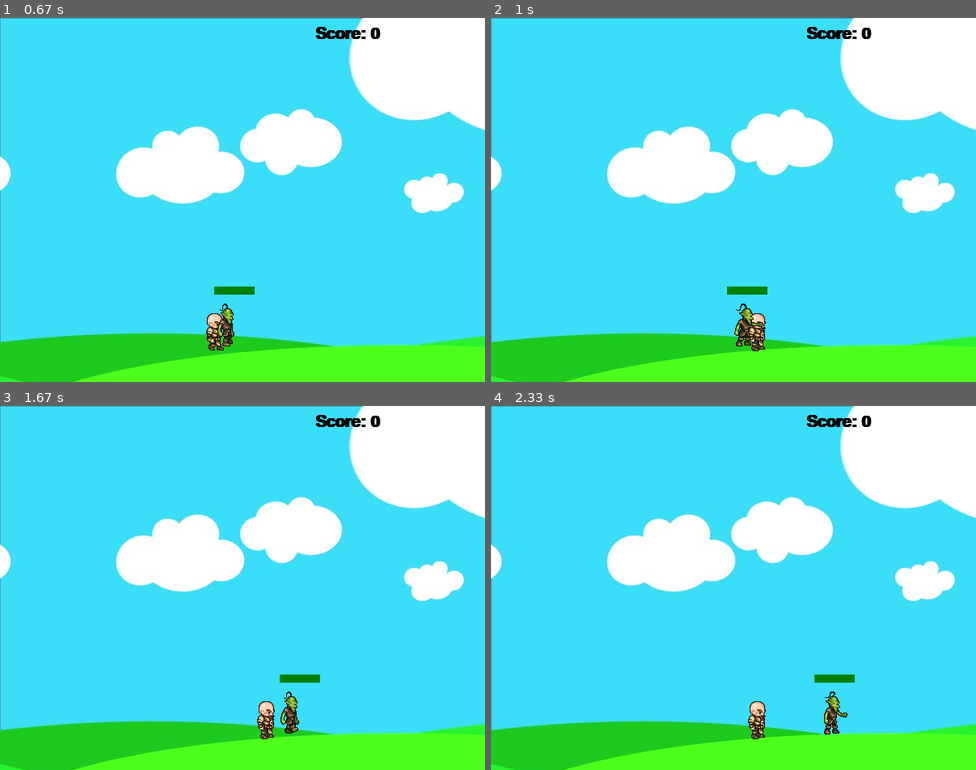
Above: before the commit, frames 1-4 (two rows, left to right).
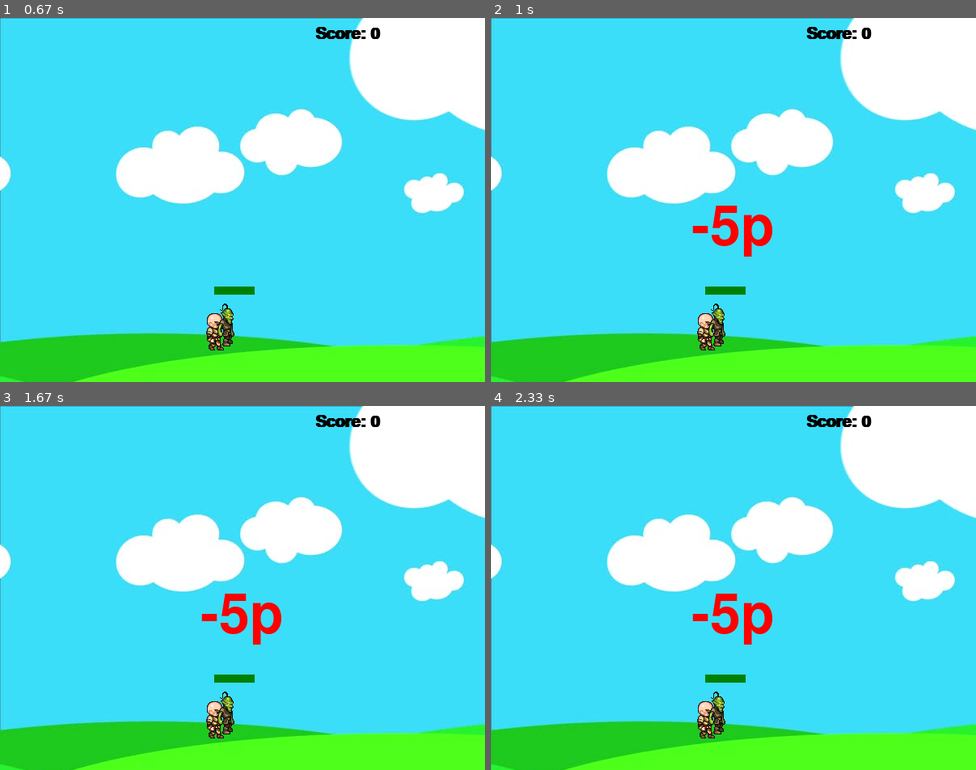
Above: after the commit, the same moments.

Repository: Tchomas/pygame_testing
Game: pygame game, started from game.py
Same seed, same stepped clock (60 frames per second), same inputs: the game is played once before the commit and once after it.
Inputs:
- Up to frame 1 (0.67 s): hold Right from 0.33 s (still down)
- Up to frame 2 (1 s): release Right at 0.8 s
- Up to frame 3 (1.67 s): no input
- Up to frame 4 (2.33 s): no input

Frame 1 is identical in both runs. In frame 2, 2.1% of the frame differs, in the area x 41-58%, y 51-92%; in frame 3, 2.3%; in frame 4, 2.3%, in the area x 41-75%, y 51-92%.

Commit message:
tutorial #9

Diff:
--- a/game.py
+++ b/game.py
@@ -16,6 +16,14 @@
             pygame.image.load('pics/L4.png'), pygame.image.load('pics/L5.png'), pygame.image.load('pics/L6.png'),
             pygame.image.load('pics/L7.png'), pygame.image.load('pics/L8.png'), pygame.image.load('pics/L9.png')]
 
+bulletSound = pygame.mixer.Sound('sounds/bullet.wav')
+hitSound = pygame.mixer.Sound('sounds/hit.wav')
+bulletSound.set_volume(0.2)
+hitSound.set_volume(0.2)
+music = pygame.mixer.music.load('sounds/music.mp3')
+pygame.mixer.music.play(-1)
+pygame.mixer.music.set_volume(0.05)
+
 score = 0
 
 
@@ -100,28 +108,45 @@
         self.standing = True
         self.hitbox = (self.x + 20, self.y, 29, 60)
 
-    def draw(self, window):
+    def draw(self, win):
         if self.walkCount + 1 >= 27:
             self.walkCount = 0
 
-        if not(self.standing):
+        if not self.standing:
             if self.left:
-                window.blit(walkLeft[self.walkCount // 3], (self.x, self.y))
+                win.blit(walkLeft[self.walkCount // 3], (self.x, self.y))
                 self.walkCount += 1
             elif self.right:
-                window.blit(walkRight[self.walkCount // 3], (self.x, self.y))
+                win.blit(walkRight[self.walkCount // 3], (self.x, self.y))
                 self.walkCount += 1
         else:
             if self.right:
-                window.blit(walkRight[0], (self.x, self.y))
-            else:
-                window.blit(walkLeft[0], (self.x, self.y))
+                win.blit(walkRight[0], (self.x, self.y))
+            else:
+                win.blit(walkLeft[0], (self.x, self.y))
         self.hitbox = (self.x + 17, self.y + 13, 29, 50)
         # pygame.draw.rect(window, (255,0,0), self.hitbox, 1)
 
+    def hit(self):
+        self.x = 90
+        self.y = 350
+        self.walkCount = 0
+        font3 = pygame.font.SysFont('comicsans', 100)
+        text = font3.render('-5p', 1, (255, 0, 0))
+        window.blit(text, (screenWidth/2 - text.get_width()/2, screenHeight/2))
+        pygame.display.update()
+        i = 0
+        while i < 300:
+            pygame.time.delay(10)
+            i += 1
+            for event in pygame.event.get():
+                if event.type == pygame.QUIT:
+                    i = 301
+                    pygame.quit()
+
 
 class marker(object):
-    def __init__(self,x,y,text):
+    def __init__(self, x, y, text):
         self.x = x
         self.y = y
         self.font = pygame.font.SysFont('comicsans', 24)
@@ -189,15 +214,21 @@
         if event.type == pygame.QUIT:
             run = False
 
-    for  bullet in bullets:
-        if bullet.y -  bullet.radius < goblin.hitbox[1] + goblin.hitbox[3] and bullet.y + bullet.radius > goblin.hitbox[1]:
-            if bullet.x + bullet.radius > goblin.hitbox[0] and bullet.x -bullet.radius < goblin.hitbox[0] + goblin.hitbox[2]:
+    if player1.hitbox[1] < goblin.hitbox[1] + goblin.hitbox[3] and player1.hitbox[1] + player1.hitbox[3] > goblin.hitbox[1]:
+        if player1.hitbox[0] + player1.hitbox[2] > goblin.hitbox[0] and player1.hitbox[0] < goblin.hitbox[0] + goblin.hitbox[2]:
+            player1.hit()
+            score -= 5
+
+    for bullet in bullets:
+        if bullet.y - bullet.radius < goblin.hitbox[1] + goblin.hitbox[3] and bullet.y + bullet.radius > goblin.hitbox[1]:
+            if bullet.x + bullet.radius > goblin.hitbox[0] and bullet.x - bullet.radius < goblin.hitbox[0] + goblin.hitbox[2]:
                 goblin.hit(bullet.dmg)
+                hitSound.play()
                 hitMarks.append(marker(bullet.x, bullet.y, str(bullet.dmg)))
                 score += 1
                 bullets.pop(bullets.index(bullet))
 
-        if bullet.x < screenWidth and bullet.x > 0:
+        if screenWidth > bullet.x > 0:
             bullet.x += bullet.vel
         else:
             bullets.pop(bullets.index(bullet))
@@ -211,6 +242,7 @@
             facing = 1
         if len(bullets) < 5:
             bullets.append(projectile(round(player1.x + player1.width//2), round(player1.y + player1.height//2), 6, (0,0,0), facing, random.randint(0,2)))
+            bulletSound.play()
 
         shootLoop = 1
 
Not shown, added: sounds/bullet.wav
Not shown, added: sounds/hit.wav
Not shown, added: sounds/music.mp3
